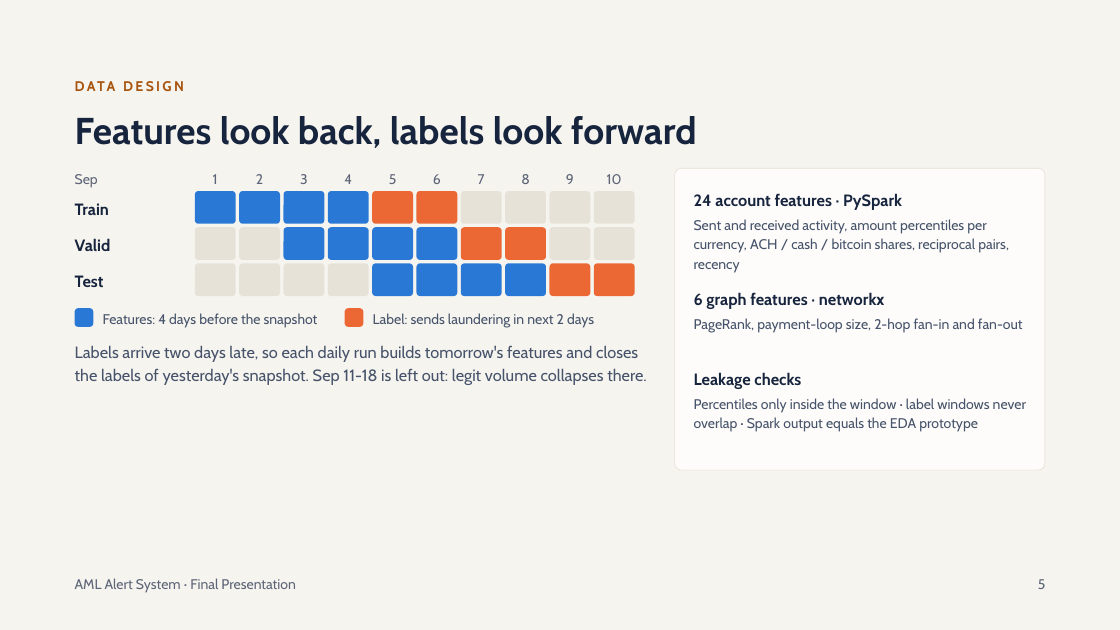
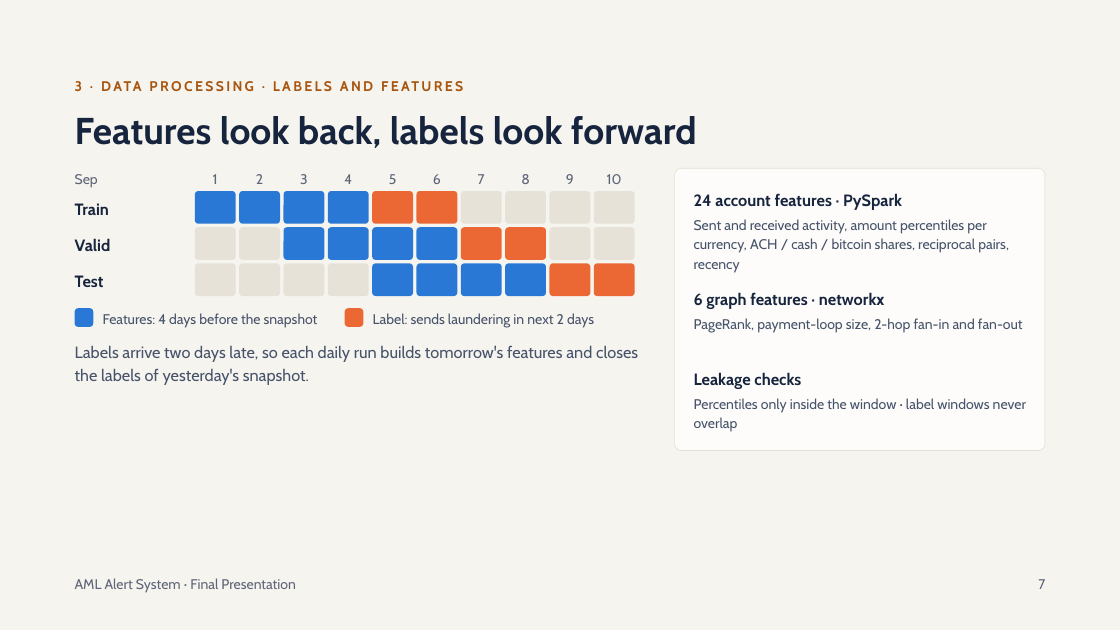
Before and after one commit to Alekhya-koda/Anti-Money-Laundering, a slide deck: slide 7 of reports/AML Alert System Final Presentation.pptx (slide 5 before the commit). Drawn at 1120x630 pixels with LibreOffice and Linux fonts; fonts in the diff are those of the drawing. Boxes give left, top, right and bottom in pixels: in the first picture for what was removed or moved away, otherwise in the second. Text is boxed around its words. In the diff, an @@ line names an element or a change of style, - is before the commit and + after.

```diff
--- a/reports/AML Alert System Final Presentation.pptx
+++ b/reports/AML Alert System Final Presentation.pptx
@@ text at <box>75,81,592,358</box>: text changed @@
-DATA DESIGN
+3 · DATA PROCESSING · LABELS AND FEATURES
@@ rounded rectangle: place and size @@
-rounded rectangle at <box>675,168,1045,470</box>
+rounded rectangle at <box>675,168,1045,450</box>
@@ rounded rectangle at <box>675,168,1045,450</box>: proportions changed @@
@@ text at <box>75,345,638,385</box>: text changed @@
-Labels arrive two days late, so each daily run builds tomorrow's features and closes the labels of yesterday's snapshot. Sep 11-18 is left out: legit volume collapses there.
+Labels arrive two days late, so each daily run builds tomorrow's features and closes the labels of yesterday's snapshot.
@@ text at <box>694,398,1026,432</box>: text changed @@
-Percentiles only inside the window · label windows never overlap · Spark output equals the EDA prototype
+Percentiles only inside the window · label windows never overlap
@@ text at <box>1038,579,1045,589</box>: text changed @@
-5
+7
```
Also in this commit, not shown: 10 other slides changed, 5 slides added, 5 other files.
